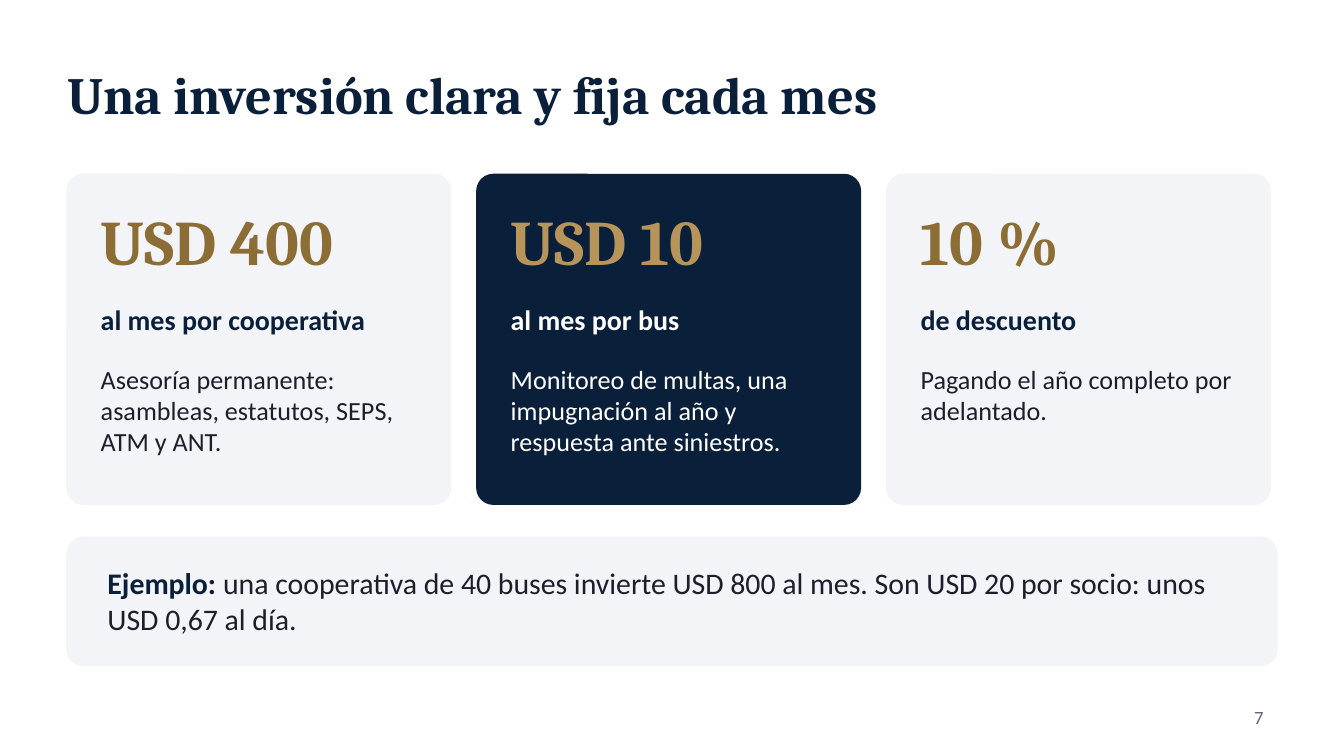
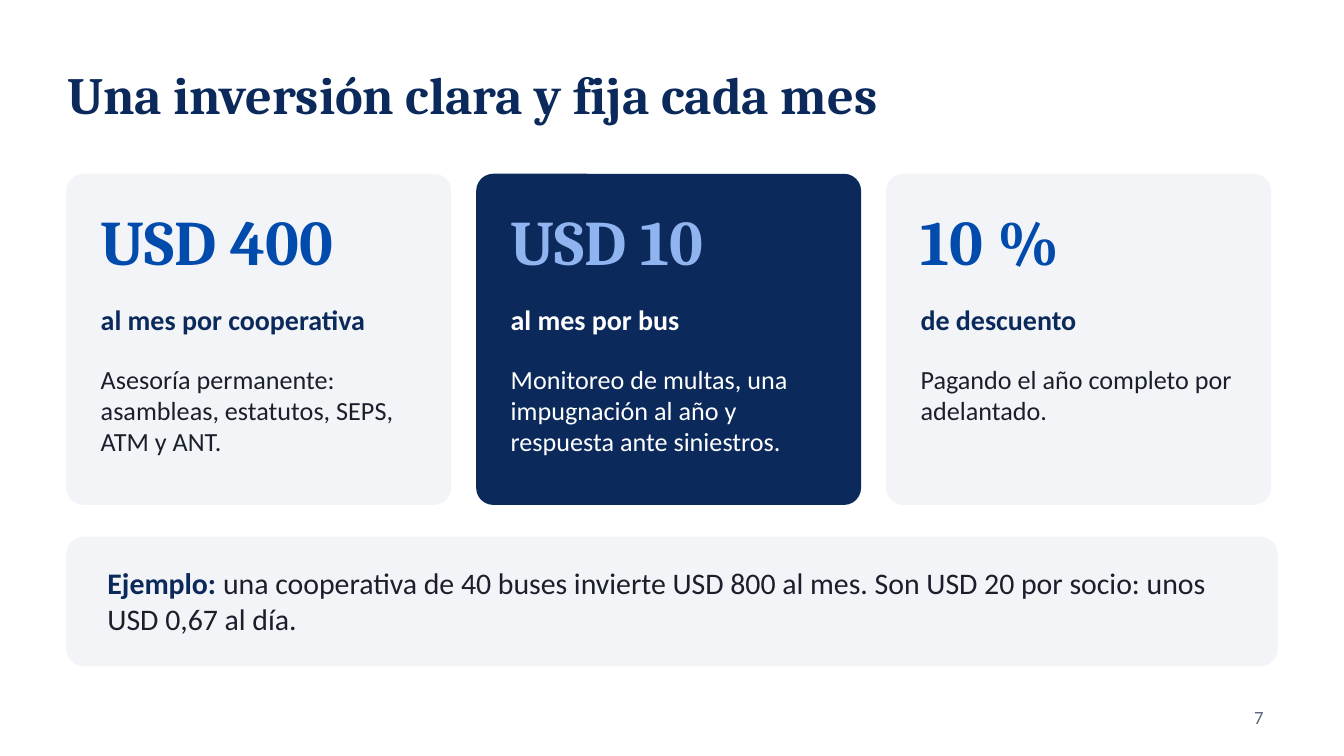
Before and after one commit to fernandotufino1983-arch/Almacenamiento-claude, a slide deck: slide 7 of jurix-global/presentacion-plan-ruta-segura.pptx. Drawn at 1344x756 pixels with LibreOffice and Linux fonts; fonts in the diff are those of the drawing; background and template pictures are left out. Boxes give left, top, right and bottom in pixels: in the first picture for what was removed or moved away, otherwise in the second. Text is boxed around its words. In the diff, an @@ line names an element or a change of style, - is before the commit and + after.

```diff
--- a/jurix-global/presentacion-plan-ruta-segura.pptx
+++ b/jurix-global/presentacion-plan-ruta-segura.pptx
@@ rounded rectangle at [477, 175, 860, 504]: fill #0A1F3A to #0B2A5B; outline #0A1F3A 1 pt to #0B2A5B 1 pt @@
@@ text "USD 400" at [101, 221, 334, 266]: text colour #8C6D36 to #014BAD @@
@@ text "USD 10" at [511, 222, 704, 266]: text colour #B7955A to #8FB4F0 @@
@@ text "10 %" at [921, 222, 984, 266]: text colour #8C6D36 to #014BAD @@
@@ text colour #0A1F3A to #0B2A5B in 3 elements at [67, 77, 878, 126], [101, 310, 365, 335], [921, 310, 1076, 331] @@
@@ text "Ejemplo: una cooperativa de 40 ..." at [107, 573, 1206, 634]: text colour #0A1F3A to #0B2A5B in "Ejemplo:" @@
```
Also in this commit, not shown: 9 other slides changed, 13 other files.
